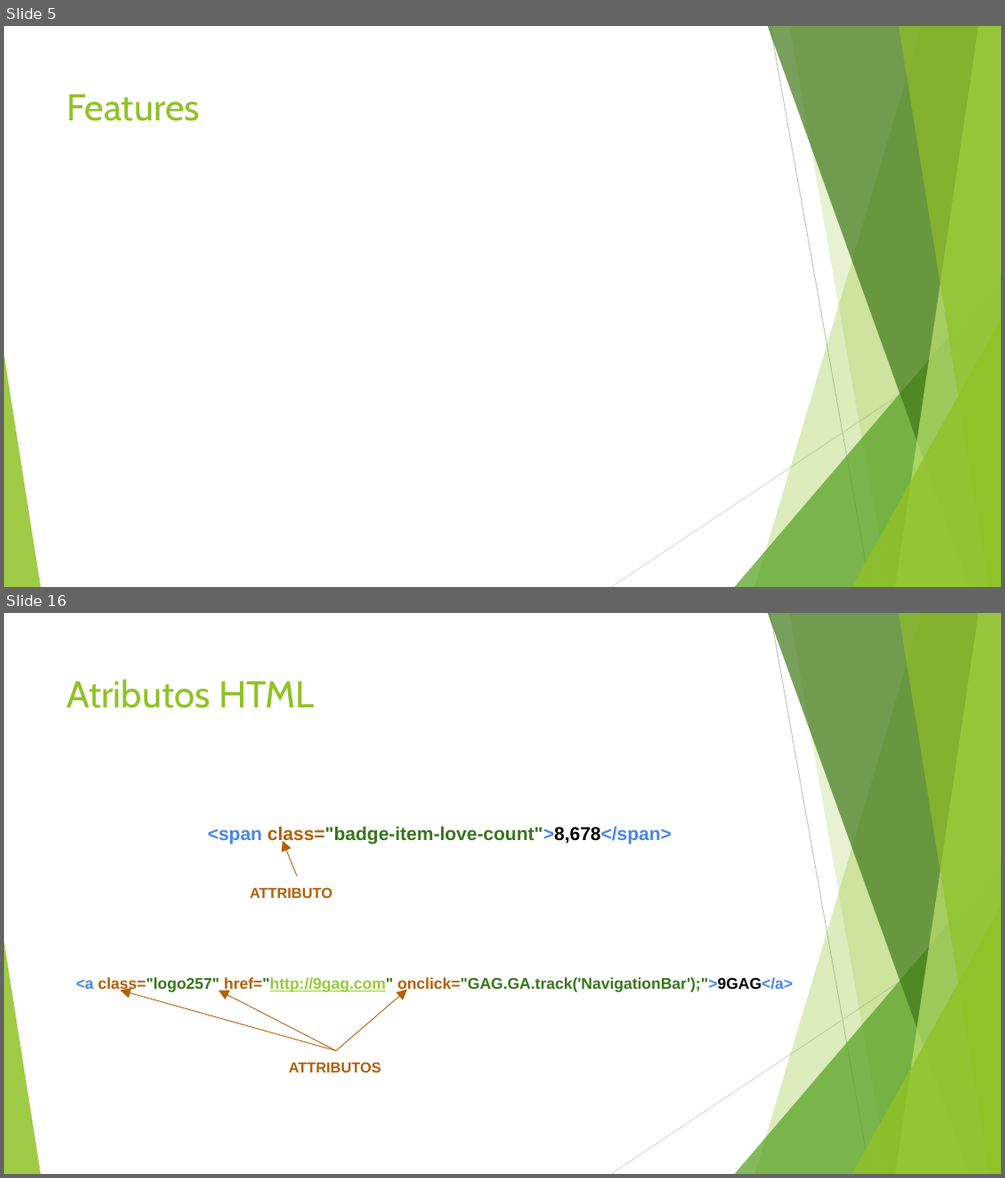
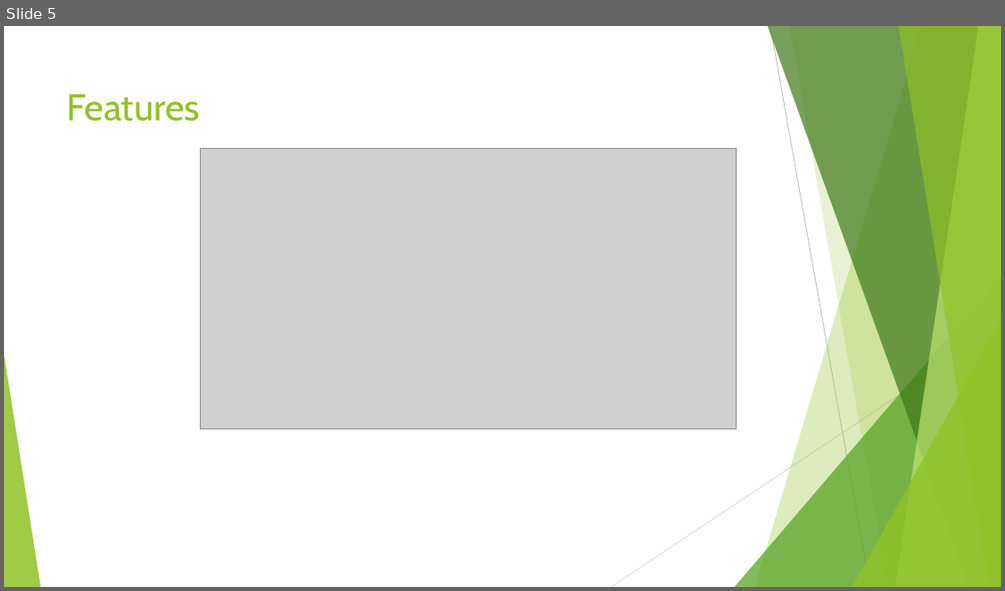
Before and after one commit to jomarnavarro/pepinazo, a slide deck: slides/Selenium Cucumber.pptx. Shown one above the other, each under a label of ours: slides 5 and 16 before the commit, slide 5 after it; the slides between them are not shown. The pictures are 1005x1178 and 1005x591 pixels, drawn with LibreOffice and Linux fonts; fonts in the diff are those of the drawing; grey boxes stand for pictures. Boxes give left, top, right and bottom in pixels: in the first picture for what was removed or moved away, otherwise in the second. Text is boxed around its words. In the diff, an @@ line names an element or a change of style, - is before the commit and + after.

```diff
--- a/slides/Selenium Cucumber.pptx
+++ b/slides/Selenium Cucumber.pptx
@@ slide 16 removed at box(4, 613, 1001, 1174), background #FFFFFF; not listed: 10 template elements that a slide beside it also shows @@
@@ title removed at box(67, 679, 315, 708) @@
-Atributos HTML
@@ text removed at box(208, 826, 672, 844) @@
-<span class="badge-item-love-count">8,678</span>
@@ arrow removed from (297, 876) to (283, 840) @@
@@ text removed at box(250, 887, 332, 898) @@
-ATTRIBUTO
@@ text removed at box(76, 977, 793, 993) @@
-<a class="logo257" href="http://9gag.com" onclick="GAG.GA.track('NavigationBar');">9GAG</a>
@@ arrow removed from (336, 1051) to (120, 989) @@
@@ arrow removed from (336, 1051) to (218, 989) @@
@@ arrow removed from (336, 1051) to (407, 989) @@
@@ text removed at box(289, 1062, 381, 1072) @@
-ATTRIBUTOS
@@ slide 5 changed as well @@
@@ picture added at box(200, 148, 736, 429) @@
```
Also in this commit, not shown: 1 other slide changed, 4 slides added, 22 other slides removed.
